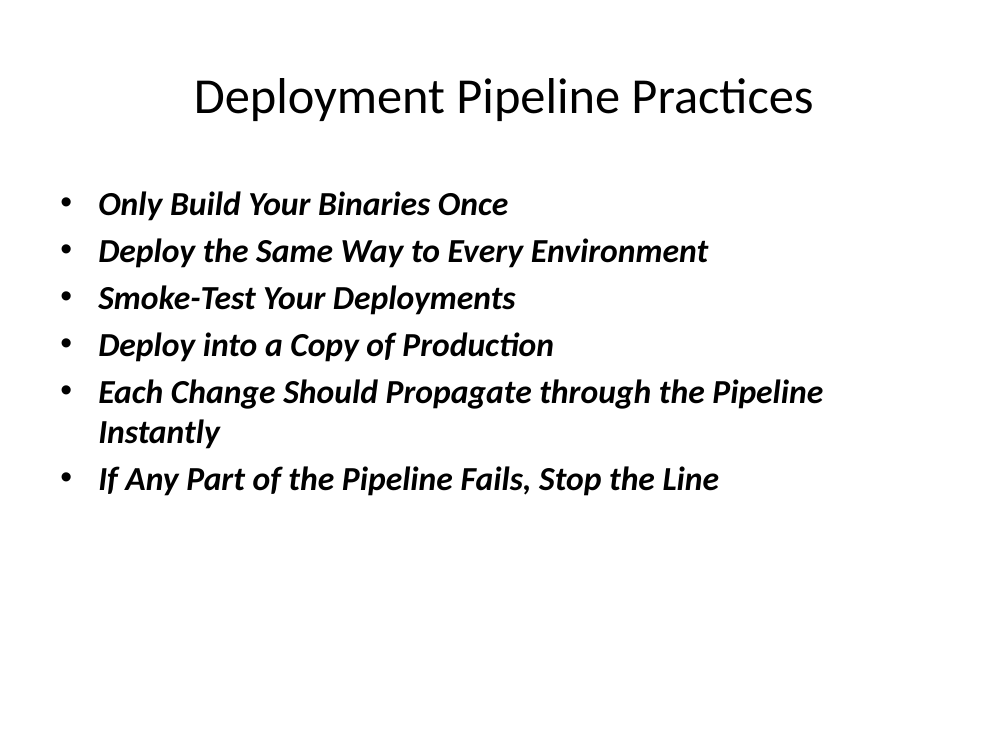
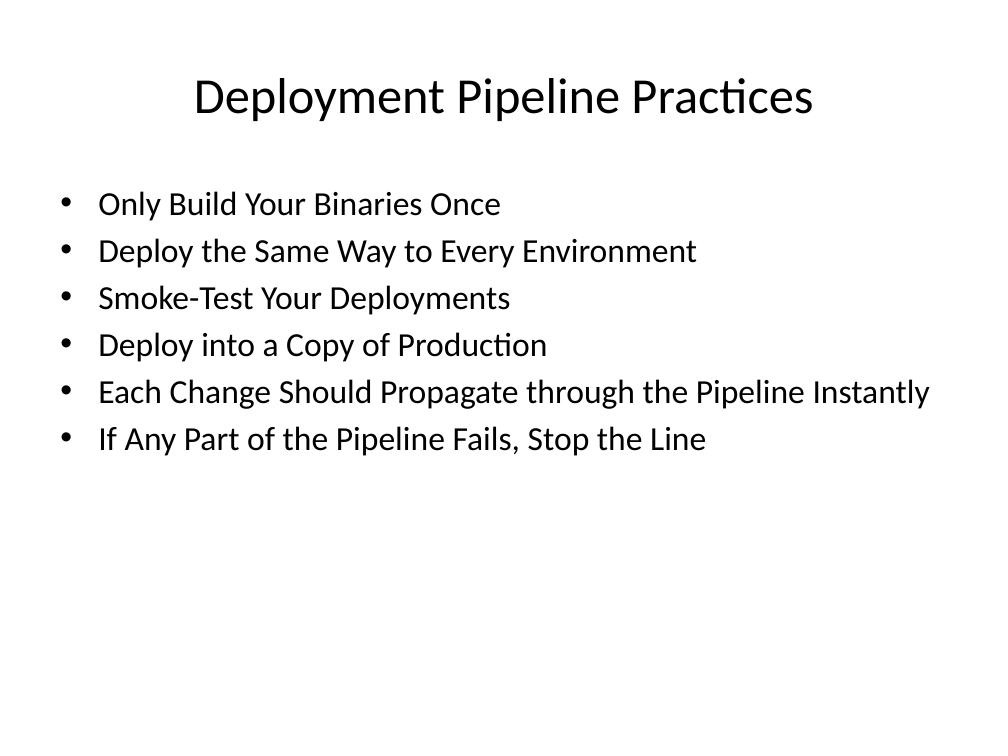
Before and after one commit to tanyas23/CD, a slide deck: slide 22 of CD.pptx (slide 23 before the commit). Drawn at 1008x756 pixels with LibreOffice and Linux fonts; fonts in the diff are those of the drawing. Boxes give left, top, right and bottom in pixels: in the first picture for what was removed or moved away, otherwise in the second. Text is boxed around its words. In the diff, an @@ line names an element or a change of style, - is before the commit and + after.

```diff
--- a/CD.pptx
+++ b/CD.pptx
@@ text "Only Build Your Binaries Once" at <box>98,191,930,456</box>: bold off, italic off @@
```
Also in this commit, not shown: 2 other slides changed, 1 slide added, 2 slides removed.
